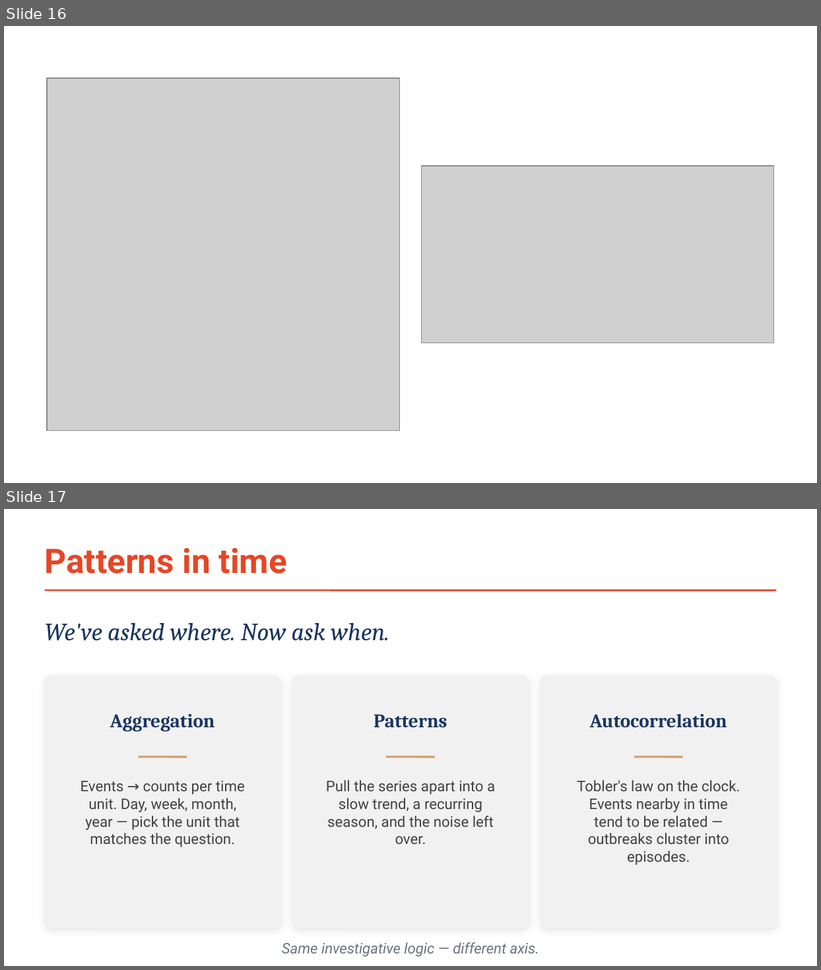
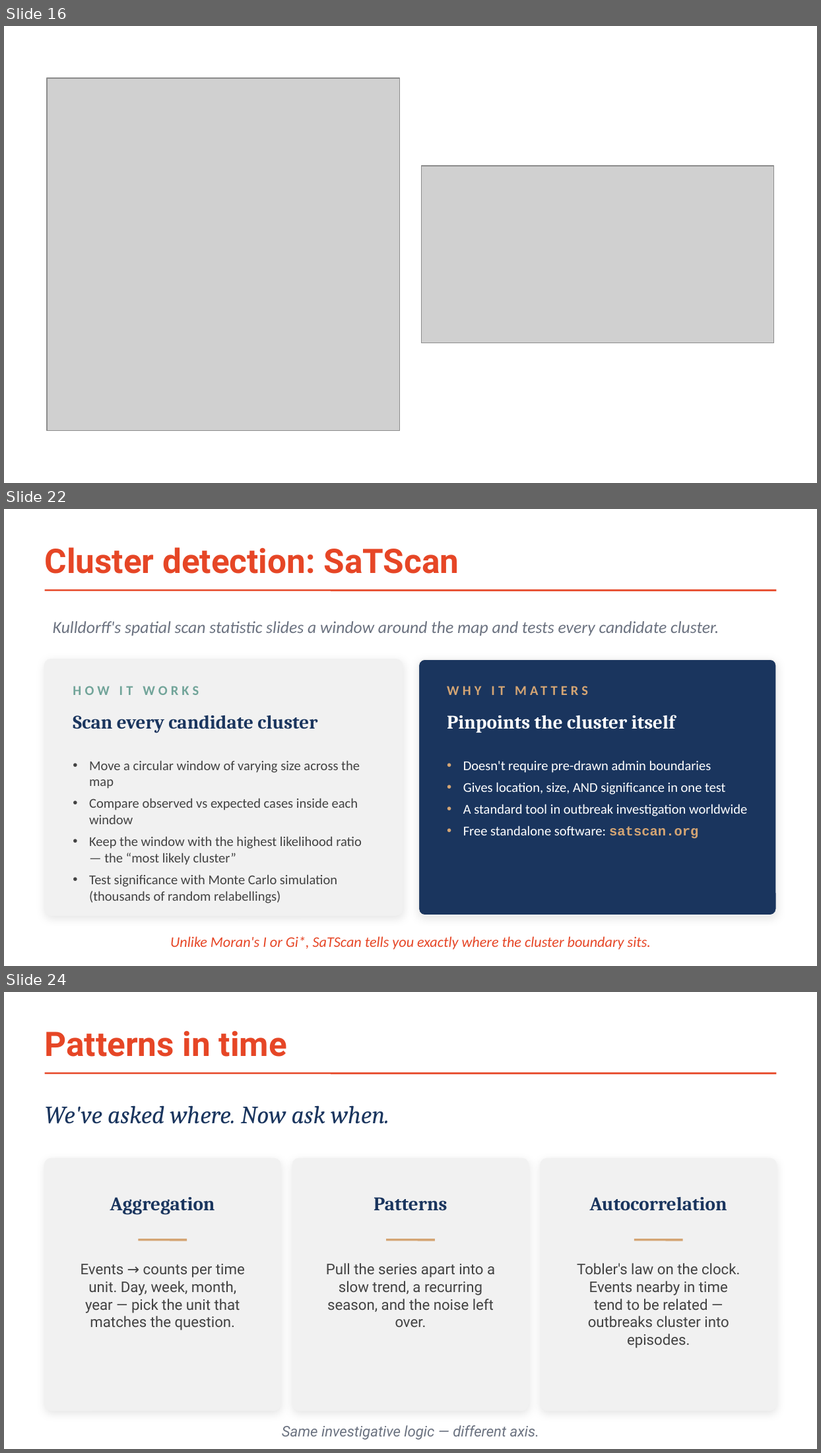
Before and after one commit to RabiesResearch/PH_workshop, a slide deck: part1/ST_Tutorial_Phils2026.pptx. Shown one above the other, each under a label of ours: slides 16 and 17 before the commit, slides 16, 22 and 24 after it; the slides between them are not shown. The pictures are 821x970 and 821x1453 pixels, drawn with LibreOffice and Linux fonts; fonts in the diff are those of the drawing; grey boxes stand for pictures. Boxes give left, top, right and bottom in pixels: in the first picture for what was removed or moved away, otherwise in the second. Text is boxed around its words. In the diff, an @@ line names an element or a change of style, - is before the commit and + after.

```diff
--- a/part1/ST_Tutorial_Phils2026.pptx
+++ b/part1/ST_Tutorial_Phils2026.pptx
@@ slide 22 added at (4,509,817,966), background #FFFFFF @@
@@ text added at (45,547,459,574), 30 pt, text #E64626, bold @@
+Cluster detection: SaTScan
@@ line added from (45, 590) to (776, 590), #E64626 1.5 pt @@
@@ text added at (53,621,719,636), 15 pt, text #6B7280, italic @@
+Kulldorff's spatial scan statistic slides a window around the map and tests every candidate cluster.
@@ rounded rectangle added at (45,659,403,916), fill #F1F1F1, outline #F1F1F1 1 pt @@
@@ rounded rectangle added at (418,659,776,916), fill #1A355E, outline #F1F1F1 1 pt @@
@@ text added at (73,686,199,695), 12 pt, text #71A499, bold @@
+HOW IT WORKS
@@ text added at (439,676,756,704), 12 pt, text #D4A574, bold @@
+WHY IT MATTERS
@@ text added at (73,715,318,733), 17 pt, text #1A355E, bold @@
+Scan every candidate cluster
@@ text added at (447,715,675,733), 17 pt, text #FFFFFF, bold @@
+Pinpoints the cluster itself
@@ text added at (89,760,362,904), 12 pt, text #424242 @@
+• Move a circular window of varying size across the map
+• Compare observed vs expected cases inside each window
+• Keep the window with the highest likelihood ratio — the “most likely cluster”
+• Test significance with Monte Carlo simulation (thousands of random relabellings)
@@ text added at (463,760,725,839), 12 pt, text #FFFFFF @@
+• Doesn't require pre-drawn admin boundaries
+• Gives location, size, AND significance in one test
+• A standard tool in outbreak investigation worldwide
+• Free standalone software: satscan.org
@@ text added at (170,937,651,950), 13 pt, text #E64626, italic @@
+Unlike Moran's I or Gi*, SaTScan tells you exactly where the cluster boundary sits.
@@ what was slide 17 is now slide 24 @@
```
Also in this commit, not shown: 3 slides changed, 6 other slides added, 4 other files.
